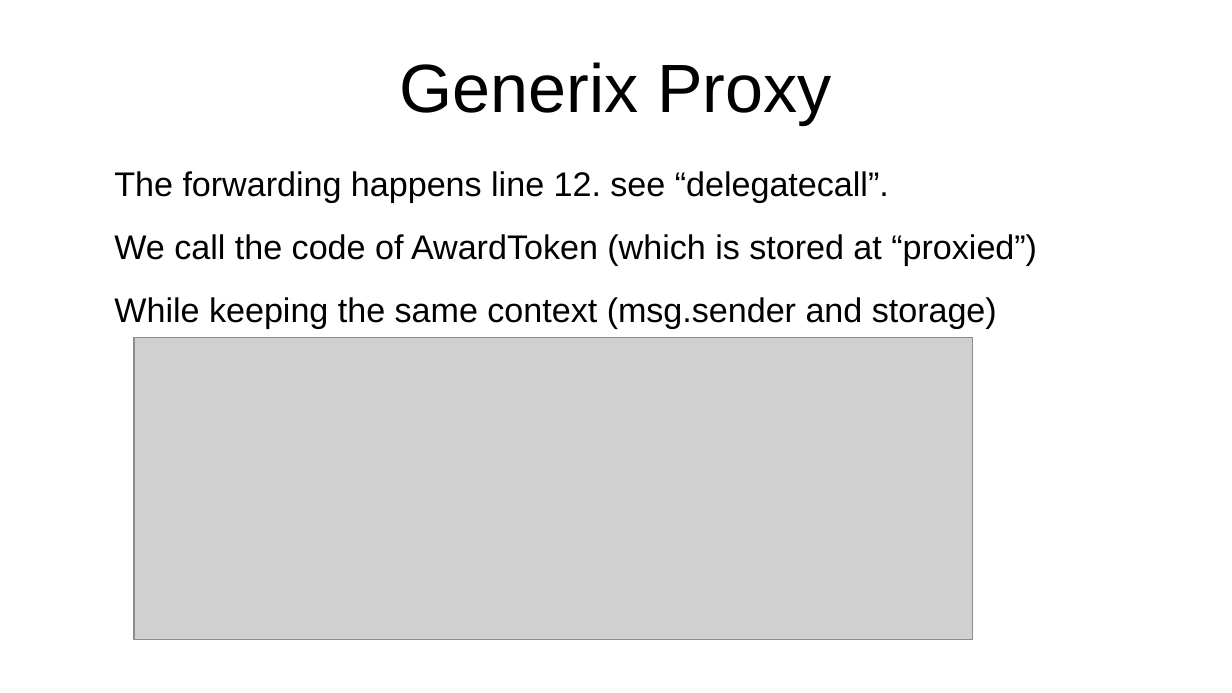
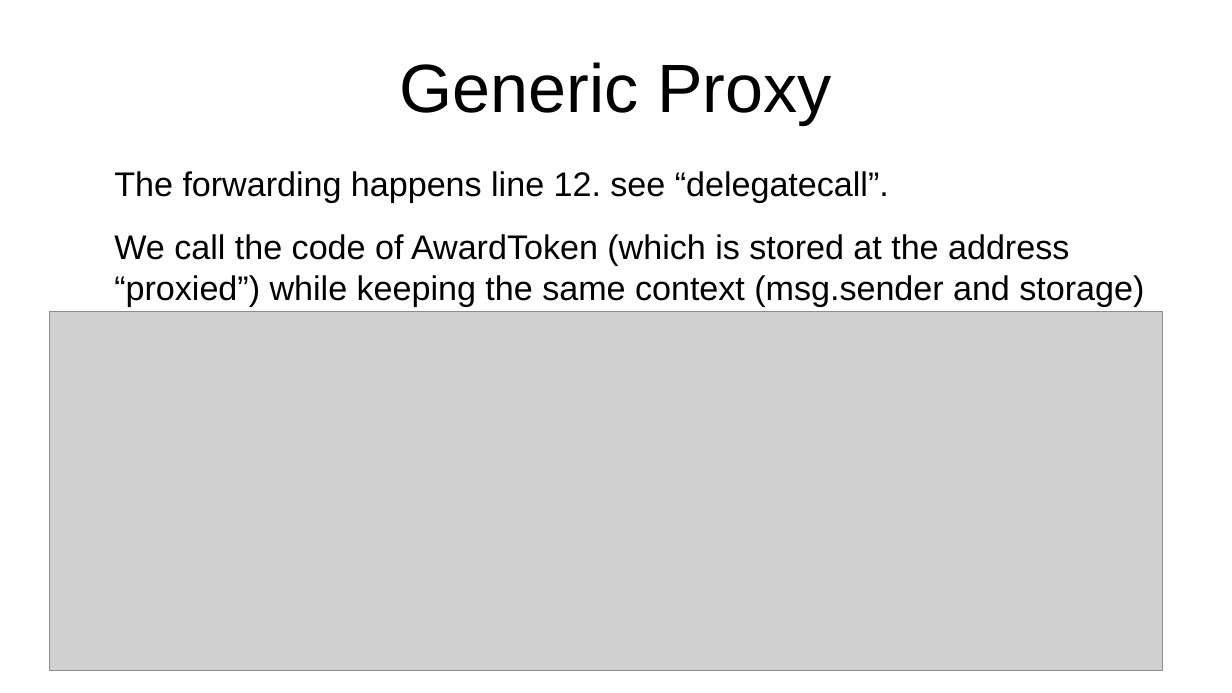
Before and after one commit to ethereum/remix-workshops, a slide deck: slide 10 of runningScript/proxyContract_AwardToken/ProxyContract.odp (slide 9 before the commit). Drawn at 1232x693 pixels with LibreOffice and Linux fonts; fonts in the diff are those of the drawing; grey boxes stand for pictures. Boxes give left, top, right and bottom in pixels: in the first picture for what was removed or moved away, otherwise in the second. Text is boxed around its words. In the diff, an @@ line names an element or a change of style, - is before the commit and + after.

```diff
--- a/runningScript/proxyContract_AwardToken/ProxyContract.odp
+++ b/runningScript/proxyContract_AwardToken/ProxyContract.odp
@@ title at [399,62,831,125]: text changed @@
-Generix Proxy
+Generic Proxy
@@ text at [114,234,1144,306]: text changed @@
-We call the code of AwardToken (which is stored at “proxied”)
-While keeping the same context (msg.sender and storage)
+We call the code of AwardToken (which is stored at the address “proxied”) while keeping the same context (msg.sender and storage)
@@ picture: place and size @@
-picture at [134,338,973,641]
+picture at [49,312,1163,671]
```
Also in this commit, not shown: 10 other slides changed, 1 slide added, 5 slides removed, 2 other files.
